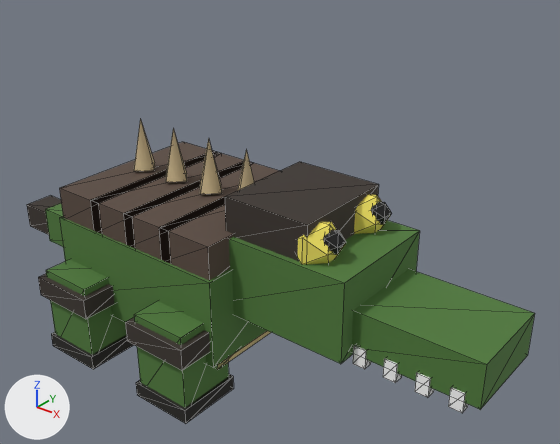
Before and after pictures for a commit that changed the glTF model public/models/troops/colossus/level1.glb.
Before and after are seen from a 50 mm camera at (27.7, -27.1, 25.5) aimed at (4.6, 1.7, 7.6). The axes (+X, +Y, +Z) are drawn at lower left. The lights are the same throughout. The picture after the commit comes second. Mesh edges are drawn as thin lines. Where no turn or scale is listed for an object, it has been applied to the vertices. Vertices at exactly the same position are counted once.
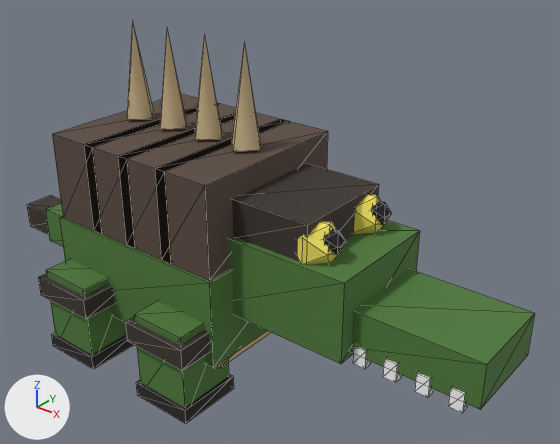
Location of each change, [x1, y1, x2, y2] in pixels of the pictures (560 x 444 px):
'Mesh_5', moved, rescaled
    before: [159, 172, 277, 280]
    after: [155, 120, 328, 280]
'Mesh_4', moved, rescaled
    before: [132, 163, 279, 264]
    after: [118, 113, 289, 261]
'Mesh_3', moved, rescaled
    before: [90, 151, 253, 248]
    after: [84, 103, 236, 245]
'Mesh_2', moved, rescaled (53% taller)
    before: [59, 142, 220, 233]
    after: [52, 94, 218, 234]
'Mesh_8', moved, rescaled (22% wider, 84% taller)
    before: [200, 138, 222, 194]
    after: [195, 36, 222, 140]
'Mesh_7', moved
    before: [166, 128, 187, 182]
    after: [160, 30, 186, 129]
'Mesh_6', moved
    before: [134, 118, 155, 171]
    after: [127, 21, 153, 120]
'Mesh_9', moved, rescaled
    before: [237, 149, 254, 191]
    after: [232, 43, 261, 151]

Diff of the bpy script that builds the scene:
```diff
--- a/public/models/troops/colossus/level1.glb.py
+++ b/public/models/troops/colossus/level1.glb.py
@@ me_mesh_2 @@
 # used by ob_mesh_2; location = (-3.84, 0.0, 8.0)
-me_mesh_2.from_pydata(...)  # 8 vertices, 12 faces; spans x -1.6..1.6, y -4.64..4.64, z -0.96..0.96
+me_mesh_2.from_pydata(...)  # 8 vertices, 12 faces; spans x -1.6..1.6, y -4.64..4.64, z -2.4..2.4
+# me_mesh_2 part 1: the whole mesh is scaled about its middle by (1, 1, 2.5)
 me_mesh_2.materials.append(mat_material_2)
@@ me_mesh_3 @@
 # used by ob_mesh_3; location = (-1.28, 0.0, 8.0)
-me_mesh_3.from_pydata(...)  # 8 vertices, 12 faces; spans x -1.6..1.6, y -4.64..4.64, z -0.96..0.96
+me_mesh_3.from_pydata(...)  # 8 vertices, 12 faces; spans x -1.6..1.6, y -4.64..4.64, z -2.4..2.4
+# me_mesh_3 part 2: the whole mesh is scaled about its middle by (1, 1, 2.5)
 me_mesh_3.materials.append(mat_material_2)
@@ me_mesh_4 @@
 # used by ob_mesh_4; location = (1.28, 0.0, 8.0)
-me_mesh_4.from_pydata(...)  # 8 vertices, 12 faces; spans x -1.6..1.6, y -4.64..4.64, z -0.96..0.96
+me_mesh_4.from_pydata(...)  # 8 vertices, 12 faces; spans x -1.6..1.6, y -4.64..4.64, z -2.4..2.4
+# me_mesh_4 part 3: the whole mesh is scaled about its middle by (1, 1, 2.5)
 me_mesh_4.materials.append(mat_material_2)
@@ me_mesh_5 @@
 # used by ob_mesh_5; location = (3.84, 0.0, 8.0)
-me_mesh_5.from_pydata(...)  # 8 vertices, 12 faces; spans x -1.6..1.6, y -4.64..4.64, z -0.96..0.96
+me_mesh_5.from_pydata(...)  # 8 vertices, 12 faces; spans x -1.6..1.6, y -4.64..4.64, z -2.4..2.4
+# me_mesh_5 part 4: the whole mesh is scaled about its middle by (1, 1, 2.5)
 me_mesh_5.materials.append(mat_material_2)
@@ me_mesh_8 @@
 # used by ob_mesh_8; location = (1.28, 0.0, 10.56)
-me_mesh_8.from_pydata(...)  # 7 vertices, 8 faces; spans x -0.8..0.8, y -0.8..0.8, z -1.44..1.44
+me_mesh_8.from_pydata(...)  # 7 vertices, 8 faces; spans x -0.96..0.96, y -0.96..0.96, z -2.56..2.56
+# me_mesh_8 part 5: the whole mesh is scaled about its middle by (1.2, 1.2, 1.78)
 me_mesh_8.materials.append(mat_material_3)
@@ me_mesh_9 @@
 # used by ob_mesh_9; location = (3.84, 0.0, 10.56)
-me_mesh_9.from_pydata(...)  # 7 vertices, 8 faces; spans x -0.8..0.8, y -0.8..0.8, z -1.44..1.44
+me_mesh_9.from_pydata(...)  # 7 vertices, 8 faces; spans x -0.96..0.96, y -0.96..0.96, z -2.56..2.56
+# me_mesh_9 part 6: the whole mesh is scaled about its middle by (1.2, 1.2, 1.78)
 me_mesh_9.materials.append(mat_material_3)
@@ ob_mesh_2 @@
 ob_mesh_2 = bpy.data.objects.new('Mesh_2', me_mesh_2)
-ob_mesh_2.location = (-3.84, 0.0, 8.0)
+ob_mesh_2.location = (-3.84, 0.0, 9.6)
@@ ob_mesh_3 @@
 ob_mesh_3 = bpy.data.objects.new('Mesh_3', me_mesh_3)
-ob_mesh_3.location = (-1.28, 0.0, 8.0)
+ob_mesh_3.location = (-1.28, 0.0, 9.6)
@@ ob_mesh_4 @@
 ob_mesh_4 = bpy.data.objects.new('Mesh_4', me_mesh_4)
-ob_mesh_4.location = (1.28, 0.0, 8.0)
+ob_mesh_4.location = (1.28, 0.0, 9.6)
@@ ob_mesh_5 @@
 ob_mesh_5 = bpy.data.objects.new('Mesh_5', me_mesh_5)
-ob_mesh_5.location = (3.84, 0.0, 8.0)
+ob_mesh_5.location = (3.84, 0.0, 9.6)
@@ ob_mesh_6 @@
 ob_mesh_6 = bpy.data.objects.new('Mesh_6', me_mesh_6)
-ob_mesh_6.location = (-3.84, 0.0, 10.56)
+ob_mesh_6.location = (-3.84, 0.0, 14.72)
@@ ob_mesh_7 @@
 ob_mesh_7 = bpy.data.objects.new('Mesh_7', me_mesh_7)
-ob_mesh_7.location = (-1.28, 0.0, 10.56)
+ob_mesh_7.location = (-1.28, 0.0, 14.72)
@@ ob_mesh_8 @@
 ob_mesh_8 = bpy.data.objects.new('Mesh_8', me_mesh_8)
-ob_mesh_8.location = (1.28, 0.0, 10.56)
+ob_mesh_8.location = (1.28, 0.0, 14.72)
@@ ob_mesh_9 @@
 ob_mesh_9 = bpy.data.objects.new('Mesh_9', me_mesh_9)
-ob_mesh_9.location = (3.84, 0.0, 10.56)
+ob_mesh_9.location = (3.84, 0.0, 14.72)
```
